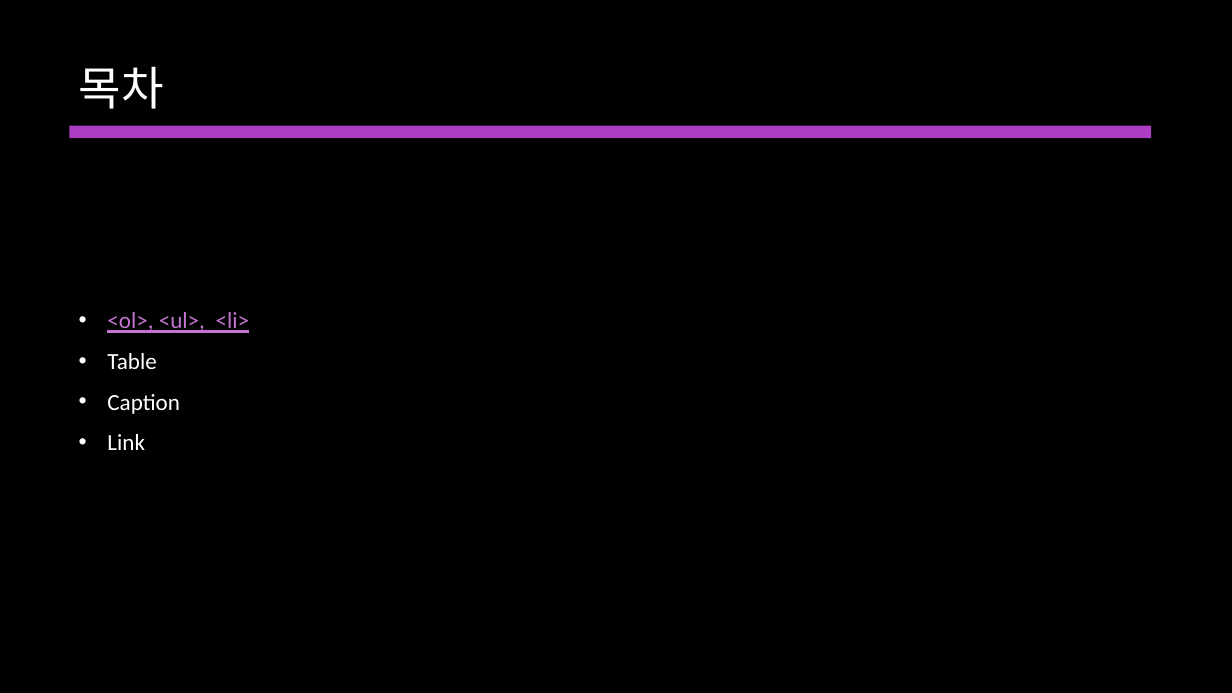
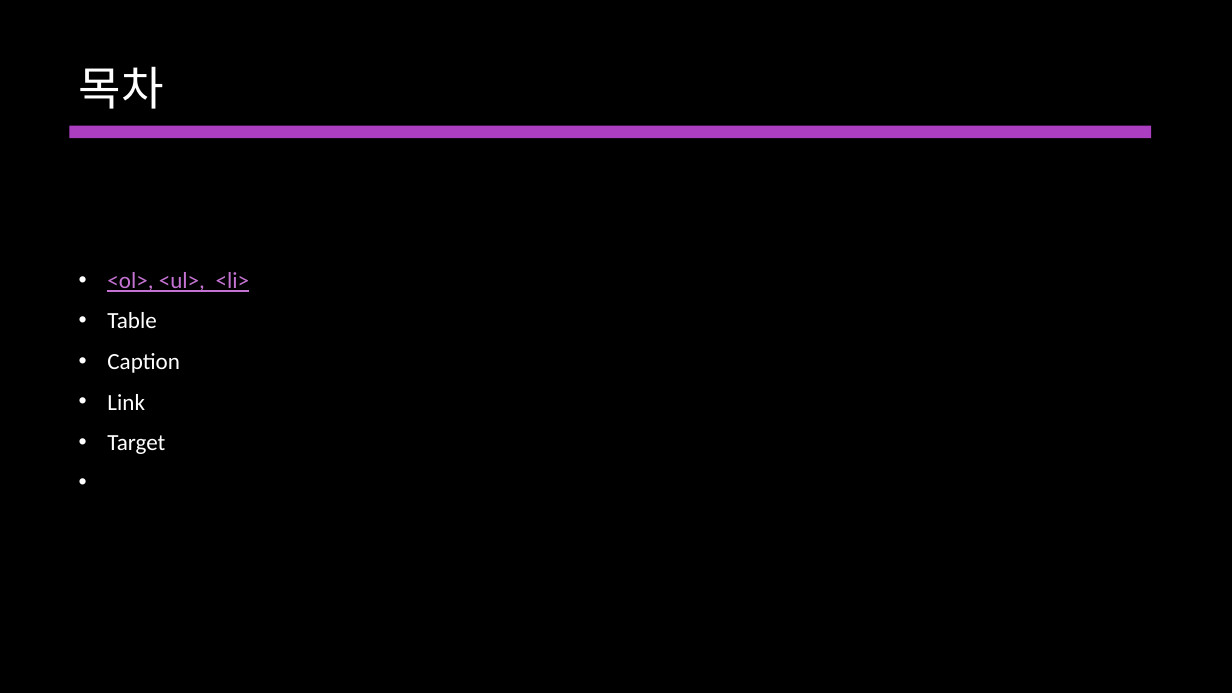
Before and after one commit to keeui0/java_fullstack, a slide deck: slide 2 of ppt/20220714_기의찬_Html tag.pptx. Drawn at 1232x693 pixels with LibreOffice and Linux fonts; fonts in the diff are those of the drawing; background and template pictures are left out. Boxes give left, top, right and bottom in pixels: in the first picture for what was removed or moved away, otherwise in the second. Text is boxed around its words. In the diff, an @@ line names an element or a change of style, - is before the commit and + after.

```diff
--- a/ppt/20220714_기의찬_Html tag.pptx
+++ b/ppt/20220714_기의찬_Html tag.pptx
@@ text at <box>107,435,165,454</box>: paragraph added @@
+• Target
```
Also in this commit, not shown: 1 other slide changed, 2 slides added, 4 other files.
